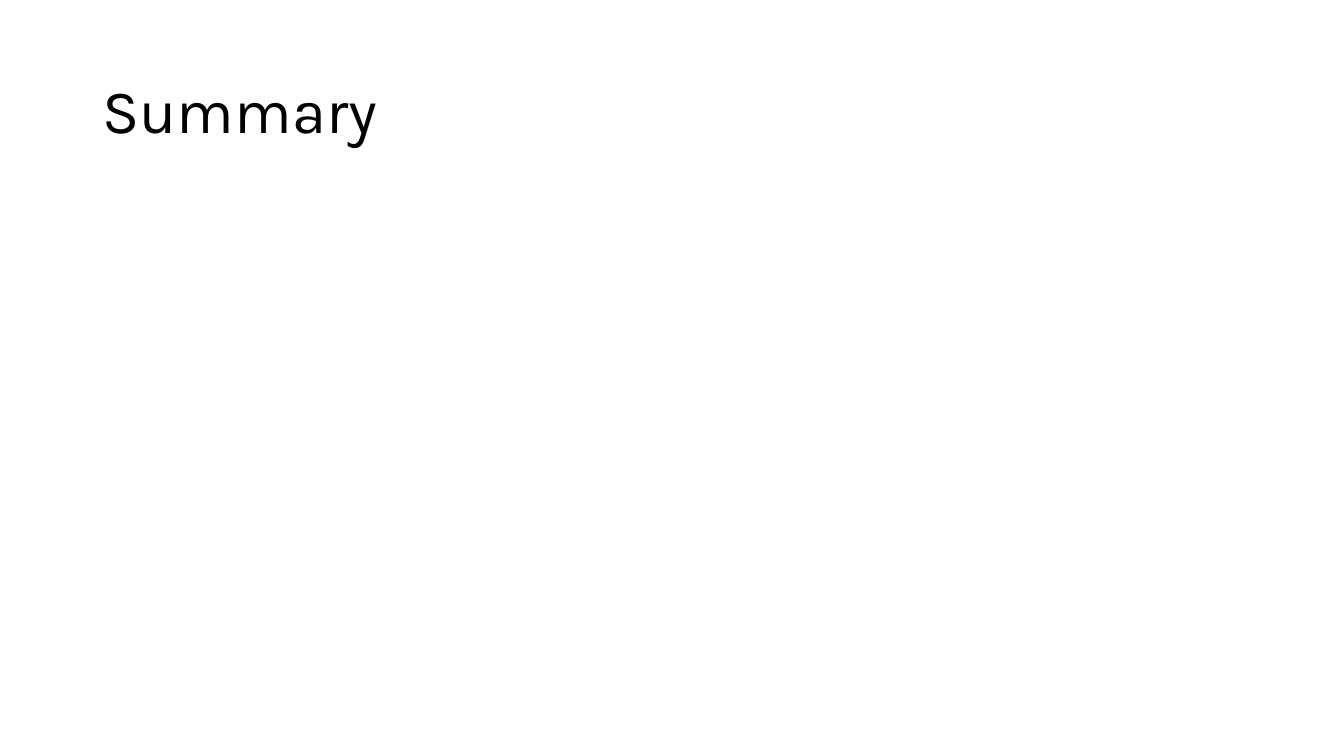
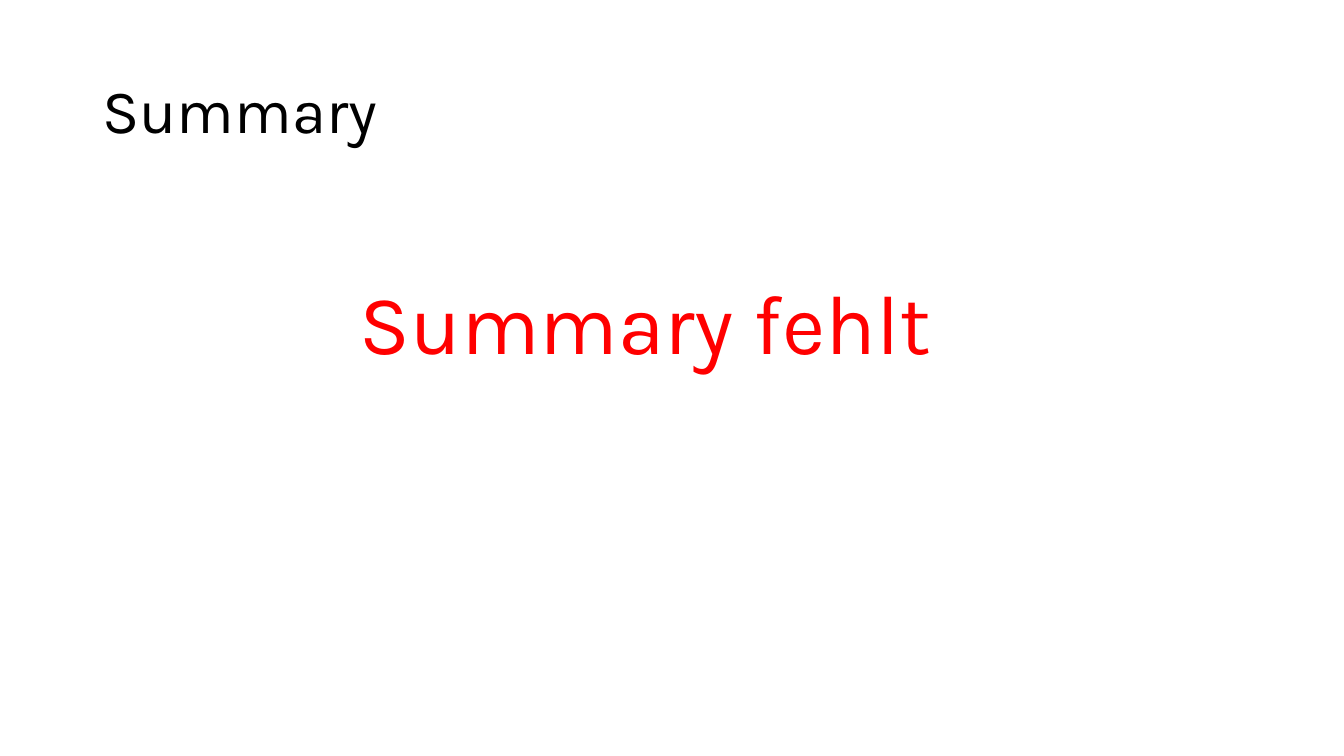
Before and after one commit to GMPuntigam/DataDrivenForesight, a slide deck: slide 20 of presentation/DataDrivenForesight.pptx. Drawn at 1344x756 pixels with LibreOffice and Linux fonts; fonts in the diff are those of the drawing. Boxes give left, top, right and bottom in pixels: in the first picture for what was removed or moved away, otherwise in the second. Text is boxed around its words. In the diff, an @@ line names an element or a change of style, - is before the commit and + after.

Commit message:
presentation update

```diff
--- a/presentation/DataDrivenForesight.pptx
+++ b/presentation/DataDrivenForesight.pptx
@@ text added at [360,296,932,374], 60 pt, text #FF0000 @@
+Summary fehlt
```
Also in this commit, not shown: 2 other slides changed, 2 slides added, 2 slides removed.
